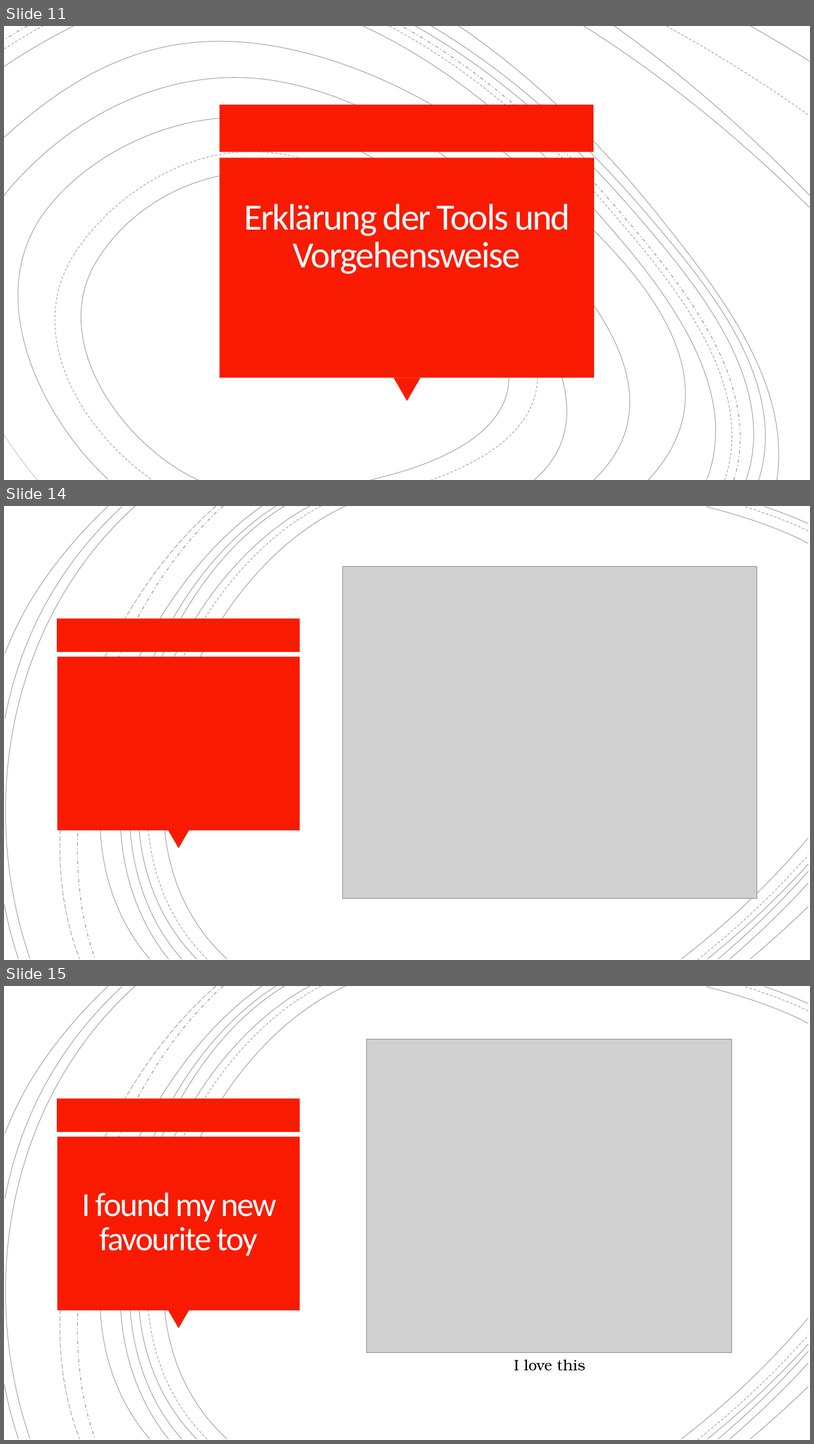
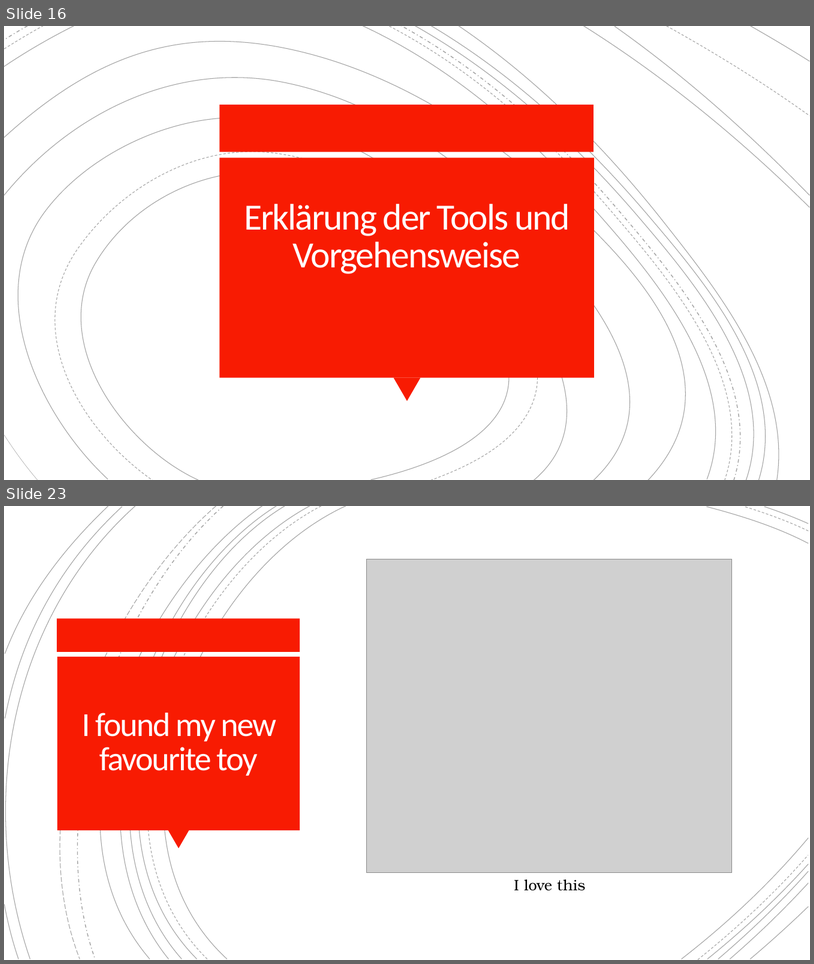
Before and after one commit to OstfriesenBI/PredmiRNA, a slide deck: presentation/projectpresentation.pptx. Shown one above the other, each under a label of ours: slides 11, 14 and 15 before the commit, slides 16 and 23 after it; the slides between them are not shown. The pictures are 814x1444 and 814x964 pixels, drawn with LibreOffice and Linux fonts; fonts in the diff are those of the drawing; grey boxes stand for pictures. Boxes give left, top, right and bottom in pixels: in the first picture for what was removed or moved away, otherwise in the second. Text is boxed around its words. In the diff, an @@ line names an element or a change of style, - is before the commit and + after.

```diff
--- a/presentation/projectpresentation.pptx
+++ b/presentation/projectpresentation.pptx
@@ slide 14 removed at (4,506,810,960), background #FFFFFF; not listed: 21 template elements that a slide beside it also shows @@
@@ group removed at (4,506,809,960): 21 freeform shapes @@
@@ picture removed at (343,567,758,898) @@
@@ rectangle removed at (57,619,300,652) @@
@@ rectangle removed at (57,657,300,830) @@
@@ triangle removed at (168,830,189,849) @@
@@ what was slide 11 is now slide 16 @@
@@ what was slide 15 is now slide 23 @@
```
Also in this commit, not shown: 3 slides changed, 10 slides added, 1 other slide removed.
